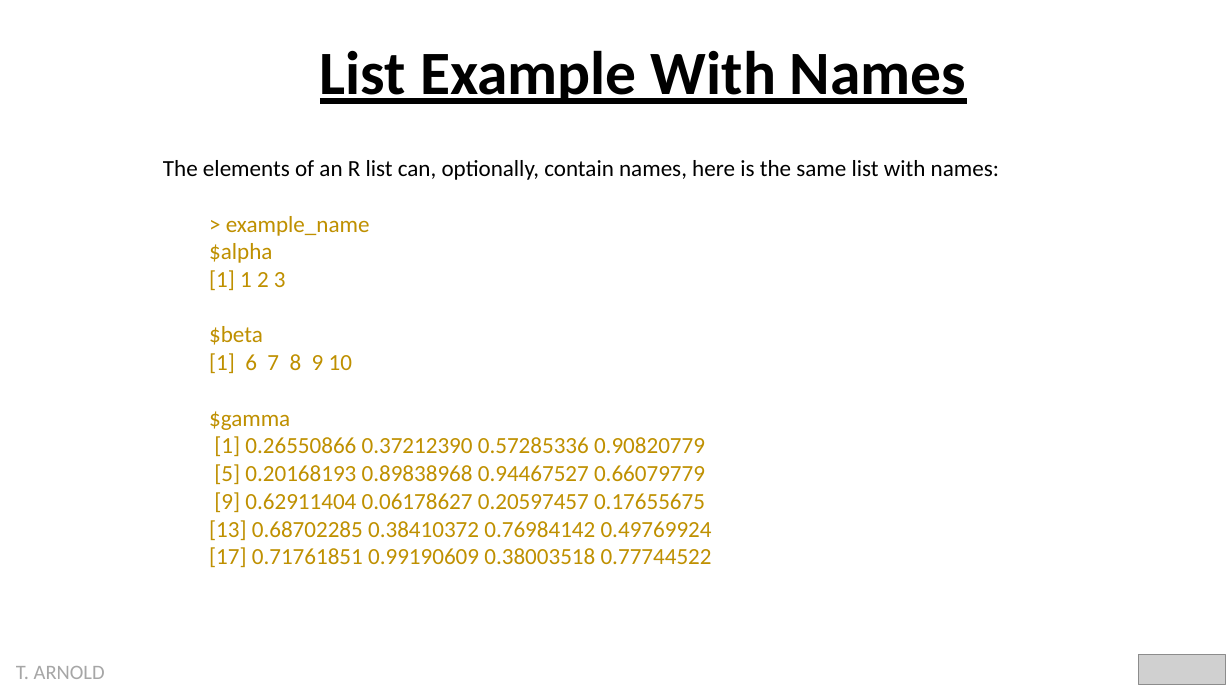
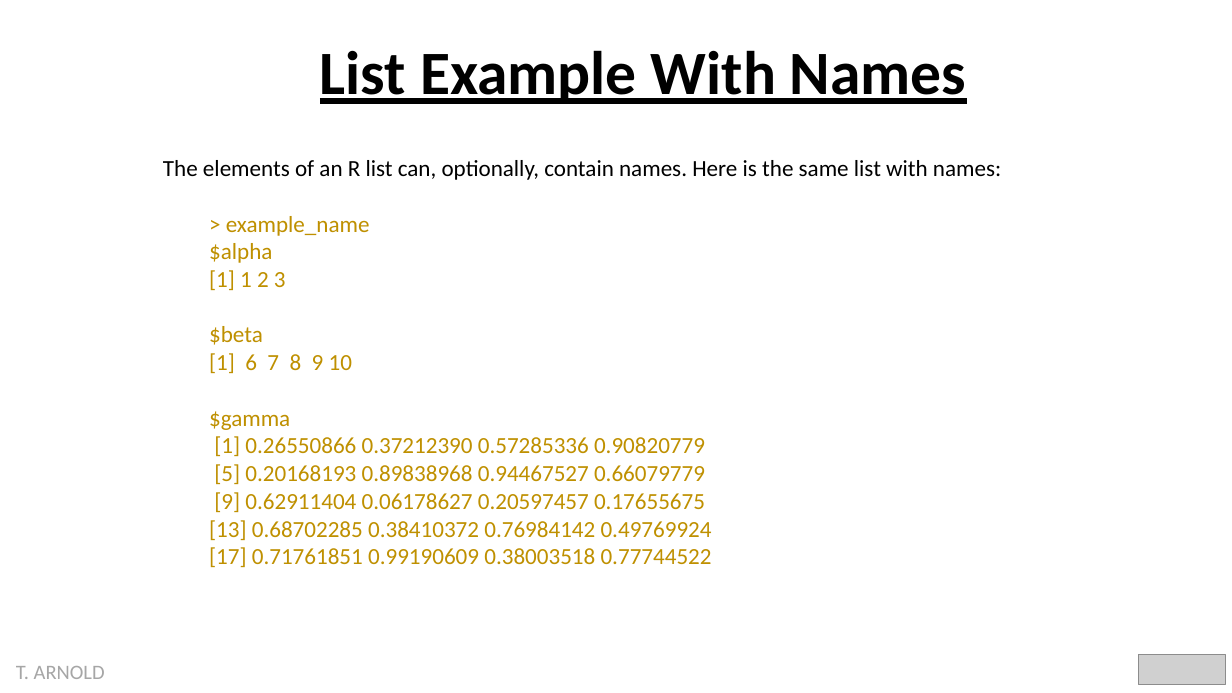
Before and after one commit to statsmaths/dsst289-f21, a slide deck: slide 4 of pslides/vcts_lists.pptx. Drawn at 1232x693 pixels with LibreOffice and Linux fonts; fonts in the diff are those of the drawing; grey boxes stand for pictures. Boxes give left, top, right and bottom in pixels: in the first picture for what was removed or moved away, otherwise in the second. Text is boxed around its words. In the diff, an @@ line names an element or a change of style, - is before the commit and + after.

```diff
--- a/pslides/vcts_lists.pptx
+++ b/pslides/vcts_lists.pptx
@@ text at box(163, 160, 1001, 180): text changed @@
-The elements of an R list can, optionally, contain names, here is the same list with names:
+The elements of an R list can, optionally, contain names. Here is the same list with names:
```
Also in this commit, not shown: 3 other slides changed, 17 other files.
